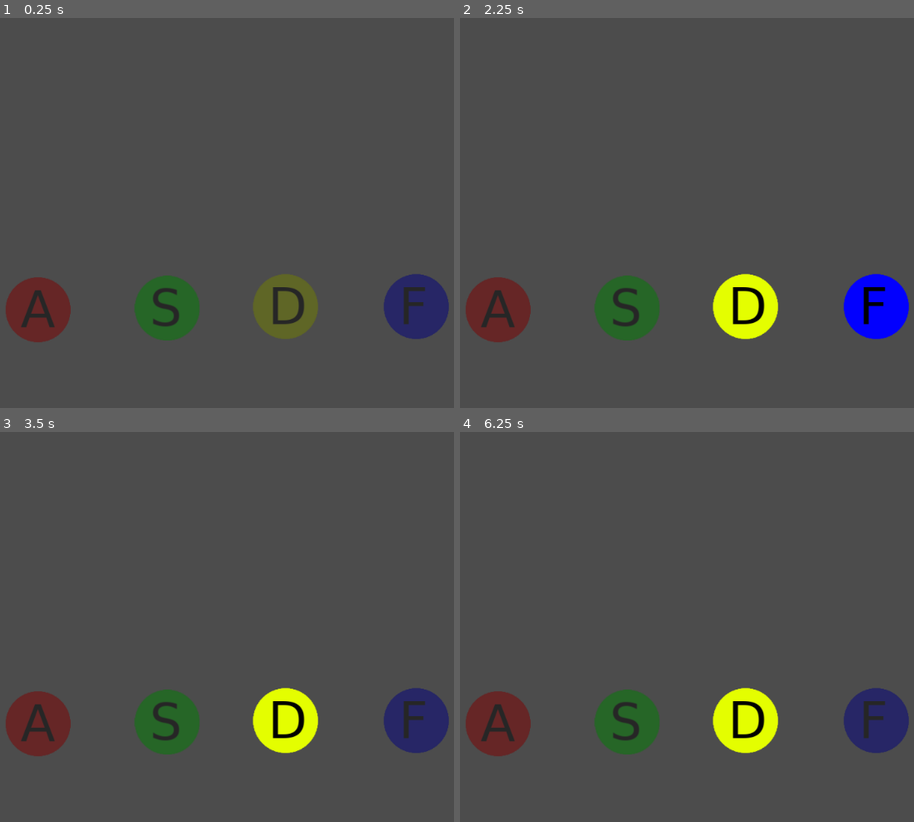
Above: before the commit, frames 1-4 (two rows, left to right).
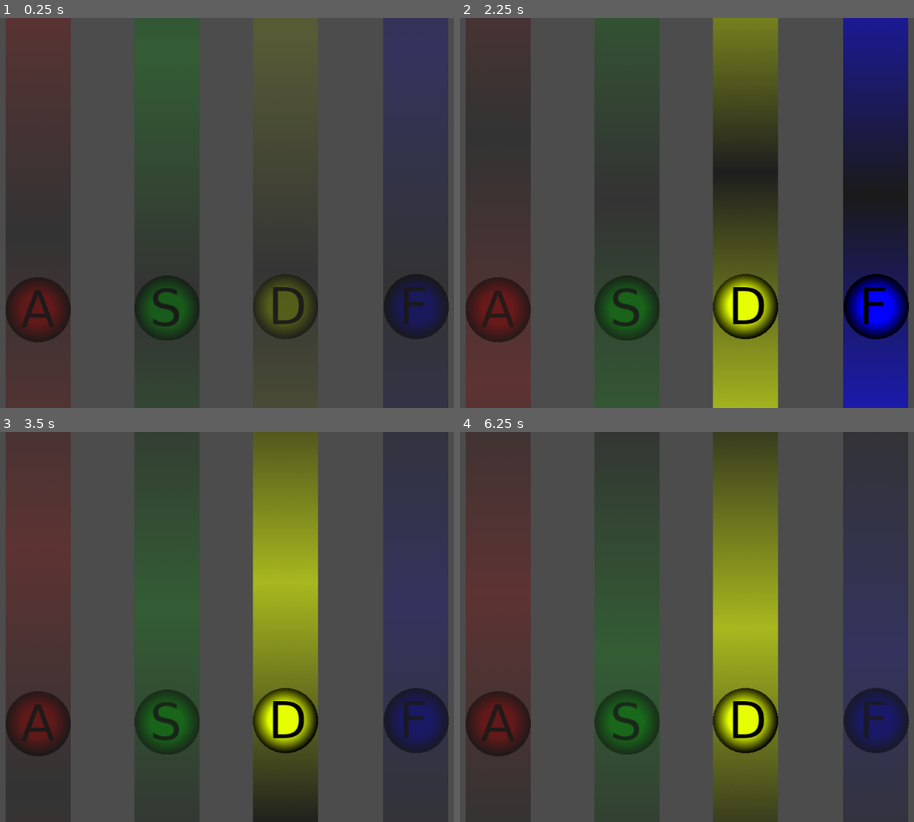
Above: after the commit, the same moments.

Repository: CanisCaeurelus/HIRO
Game: Godot game, scene res://screen.tscn
Same seed, same stepped clock (60 frames per second), same inputs: the game is played once before the commit and once after it. Video files are missing from this copy of the repository; at most half a second of black plays in their place.
Inputs:
- Up to frame 1 (0.25 s): no input
- Up to frame 2 (2.25 s): tap Enter at 0.5 s; hold D 0.53-1.28 s; hold F 0.53-1.28 s; hold S 1.28-2.03 s; tap F at 1.35 s; hold D from 2.03 s (still down); hold F from 2.03 s (still down)
- Up to frame 3 (3.5 s): keep holding D; release F at 2.78 s; tap F at 2.85 s
- Up to frame 4 (6.25 s): release D at 3.53 s; hold F 3.53-4.28 s; hold A 3.53-5.03 s; tap F at 4.35, 5.85 s; hold S 5.03-5.78 s; hold F 5.03-5.78 s; hold D from 5.78 s (still down)

The runs differ from the first frame. In frame 1, 42% of the frame differs, in the area x 1-99%, y 0-100%; in frame 2, 54%; in frame 3, 54%; in frame 4, 54%.

Commit message:
Improved strings

Diff:
--- a/Sprite.gd
+++ b/Sprite.gd
@@ -30,4 +30,8 @@
 		self.modulate = modulation
 	else:
 		self.modulate = modulation / 2
+
+	get_node("string").offset.y += delta * 100
+	if(get_node("string").offset.y >= 500.0 ):
+		get_node("string").offset.y = 250
 	pass
--- a/screen.tscn
+++ b/screen.tscn
@@ -6,10 +6,11 @@
 [ext_resource path="res://videos/18999744_1967688263460926_229044953718718464_n.webm" type="VideoStream" id=4]
 [ext_resource path="res://imadzes/Abaton.png" type="Texture" id=5]
 [ext_resource path="res://Sprite.gd" type="Script" id=6]
-[ext_resource path="res://imadzes/Sbaton.png" type="Texture" id=7]
-[ext_resource path="res://imadzes/Dbaton.png" type="Texture" id=8]
+[ext_resource path="res://imadzes/string.png" type="Texture" id=7]
+[ext_resource path="res://imadzes/Sbaton.png" type="Texture" id=8]
 [ext_resource path="res://imadzes/Fbaton.png" type="Texture" id=9]
-[ext_resource path="res://globals.gd" type="Script" id=10]
+[ext_resource path="res://imadzes/Dbaton.png" type="Texture" id=10]
+[ext_resource path="res://globals.gd" type="Script" id=11]
 
 [node name="Node2D" type="Node2D"]
 script = ExtResource( 1 )
@@ -36,32 +37,69 @@
 [node name="buttonA" type="Sprite" parent="."]
 modulate = Color( 1, 0, 0, 1 )
 position = Vector2( 224.935, 448.826 )
+z_index = 1
 texture = ExtResource( 5 )
 script = ExtResource( 6 )
+
+[node name="string" type="Sprite" parent="buttonA"]
+self_modulate = Color( 1, 1, 1, 0.654902 )
+position = Vector2( 0.149368, -1317.23 )
+scale = Vector2( 1, 3 )
+z_as_relative = false
+texture = ExtResource( 7 )
+offset = Vector2( 0, 250 )
 
 [node name="buttonS" type="Sprite" parent="."]
 modulate = Color( 1, 0, 0, 1 )
 position = Vector2( 423.443, 446.434 )
-texture = ExtResource( 7 )
+z_index = 1
+texture = ExtResource( 8 )
 script = ExtResource( 6 )
 modulation = Color( 0, 1, 0.0156863, 1 )
 key = "S"
 
-[node name="buttonD" type="Sprite" parent="."]
-modulate = Color( 1, 0, 0, 1 )
-position = Vector2( 605.208, 444.042 )
-texture = ExtResource( 8 )
-script = ExtResource( 6 )
-modulation = Color( 0.898039, 1, 0, 1 )
-key = "D"
+[node name="string" type="Sprite" parent="buttonS"]
+self_modulate = Color( 1, 1, 1, 0.647059 )
+position = Vector2( -0.625, -1219.11 )
+scale = Vector2( 1, 3 )
+z_as_relative = false
+texture = ExtResource( 7 )
+offset = Vector2( 0, 250 )
 
 [node name="buttonF" type="Sprite" parent="."]
 modulate = Color( 1, 0, 0, 1 )
 position = Vector2( 806.107, 444.042 )
+z_index = 1
 texture = ExtResource( 9 )
 script = ExtResource( 6 )
 modulation = Color( 0.00784314, 0, 1, 1 )
 key = "F"
 
+[node name="string" type="Sprite" parent="buttonF"]
+self_modulate = Color( 1, 1, 1, 0.654902 )
+position = Vector2( -0.786987, -1221.87 )
+scale = Vector2( 1, 3 )
+z_as_relative = false
+texture = ExtResource( 7 )
+offset = Vector2( 0, 250 )
+
+[node name="buttonD" type="Sprite" parent="."]
+modulate = Color( 1, 0, 0, 1 )
+position = Vector2( 605.208, 444.042 )
+z_index = 3
+texture = ExtResource( 10 )
+script = ExtResource( 6 )
+modulation = Color( 0.898039, 1, 0, 1 )
+key = "D"
+
+[node name="string" type="Sprite" parent="buttonD"]
+self_modulate = Color( 1, 1, 1, 0.603922 )
+position = Vector2( 0.172913, -1257.36 )
+scale = Vector2( 1, 3 )
+z_index = 1
+z_as_relative = false
+texture = ExtResource( 7 )
+offset = Vector2( 0, 250 )
+
 [node name="globals" type="Node2D" parent="."]
-script = ExtResource( 10 )
+script = ExtResource( 11 )
Binary file changed: imadzes/Abaton.png
Binary file changed: imadzes/Dbaton.png
Binary file changed: imadzes/Fbaton.png
Binary file changed: imadzes/Sbaton.png
Binary file added: imadzes/string.png
Not shown, added: imadzes/string.png.import
Not shown: 1 places in screen.tscn that only renumber resources
